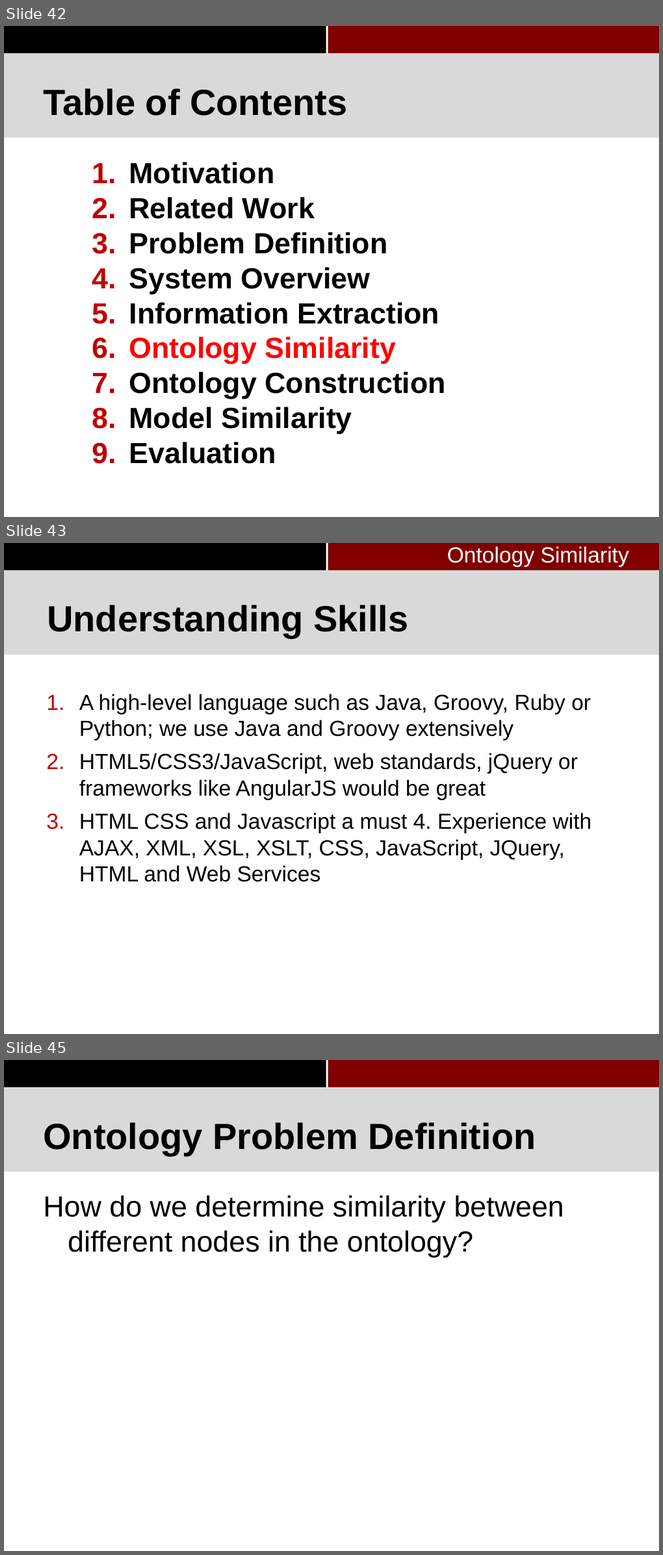
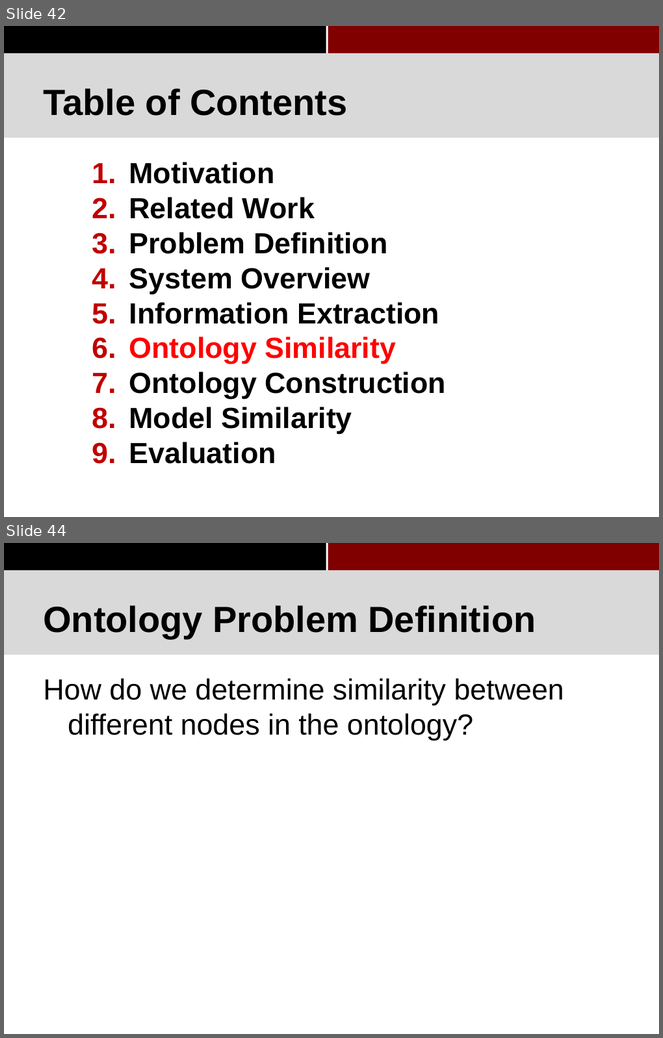
Before and after one commit to pkushiqiang/thesis, a slide deck: media/Master's thesis-4.pptx. Shown one above the other, each under a label of ours: slides 42, 43 and 45 before the commit, slides 42 and 44 after it; the slides between them are not shown. The pictures are 663x1555 and 663x1038 pixels, drawn with LibreOffice and Linux fonts; fonts in the diff are those of the drawing; background and template pictures are left out. Boxes give left, top, right and bottom in pixels: in the first picture for what was removed or moved away, otherwise in the second. Text is boxed around its words. In the diff, an @@ line names an element or a change of style, - is before the commit and + after.

```diff
--- a/media/Master's thesis-4.pptx
+++ b/media/Master's thesis-4.pptx
@@ slide 43 removed at bbox=[4, 543, 659, 1034], background #FFFFFF; not listed: 3 template elements that a slide beside it also shows @@
@@ text removed at bbox=[447, 546, 629, 567] @@
-Ontology Similarity
@@ title removed at bbox=[47, 605, 409, 637] @@
-Understanding Skills
@@ text removed at bbox=[79, 694, 592, 882] @@
-1. A high-level language such as Java, Groovy, Ruby or Python; we use Java and Groovy extensively
-2. HTML5/CSS3/JavaScript, web standards, jQuery or frameworks like AngularJS would be great
-3. HTML CSS and Javascript a must 4. Experience with AJAX, XML, XSL, XSLT, CSS, JavaScript, JQuery, HTML and Web Services
@@ what was slide 45 is now slide 44 @@
```
Also in this commit, not shown: 9 slides changed, 1 other slide removed, 2 other files.
